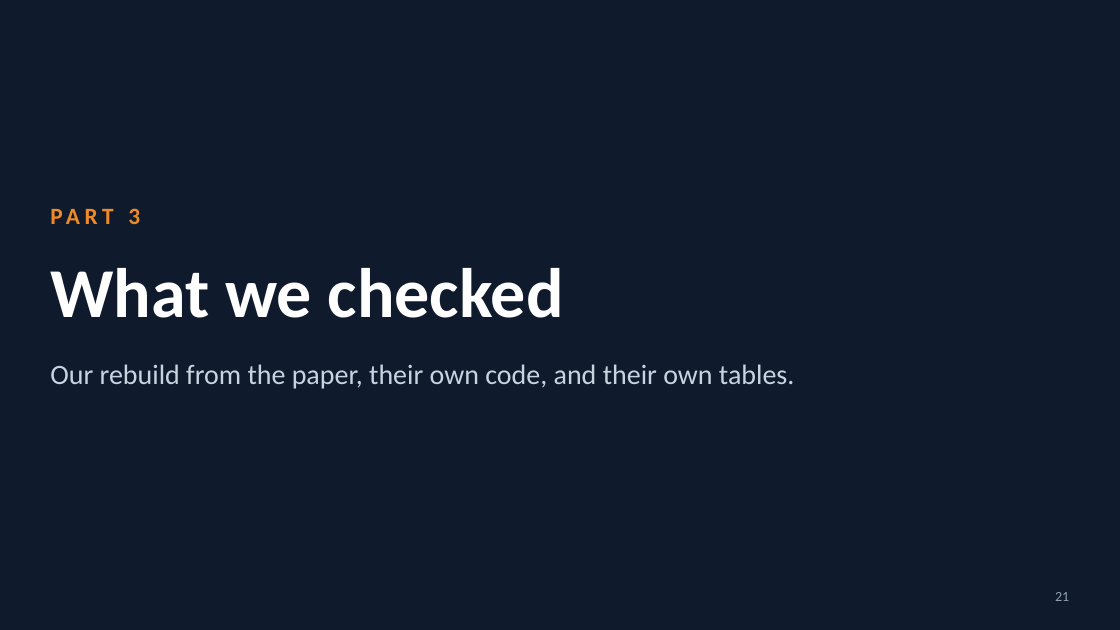
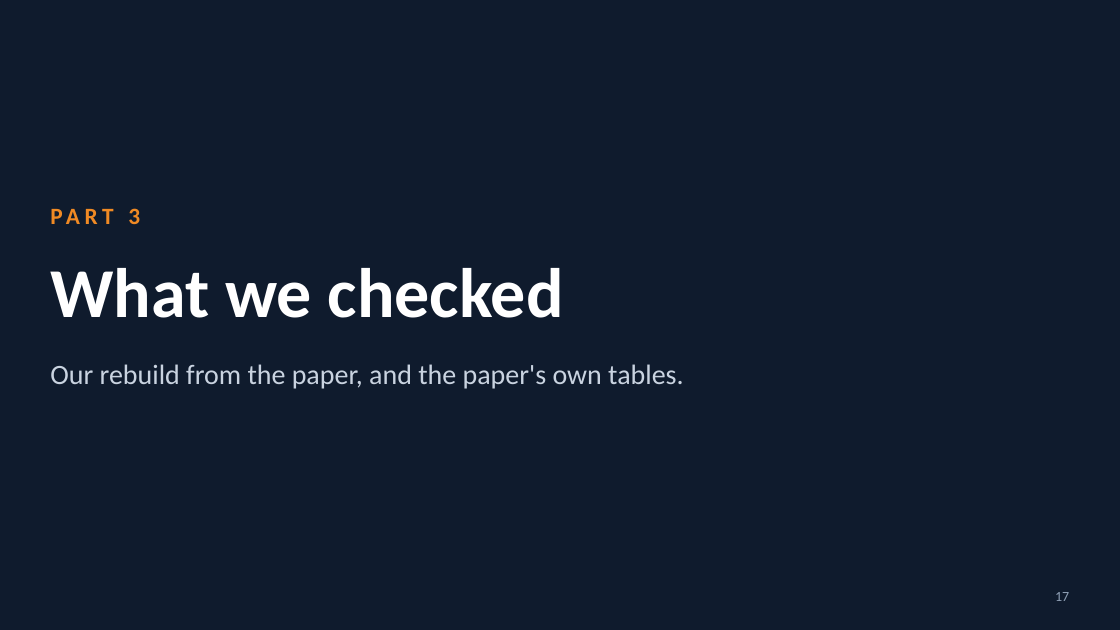
Before and after one commit to YusufBilo78/amc, a slide deck: slide 17 of deck/moshe_paper_icrnna.pptx (slide 21 before the commit). Drawn at 1120x630 pixels with LibreOffice and Linux fonts; fonts in the diff are those of the drawing. Boxes give left, top, right and bottom in pixels: in the first picture for what was removed or moved away, otherwise in the second. Text is boxed around its words. In the diff, an @@ line names an element or a change of style, - is before the commit and + after.

```diff
--- a/deck/moshe_paper_icrnna.pptx
+++ b/deck/moshe_paper_icrnna.pptx
@@ text at bbox=[50, 364, 683, 389]: text changed @@
-Our rebuild from the paper, their own code, and their own tables.
+Our rebuild from the paper, and the paper's own tables.
@@ text at bbox=[1055, 592, 1069, 601]: text changed @@
-21
+17
```
Also in this commit, not shown: 6 other slides changed, 3 slides added, 7 slides removed, 5 other files.
